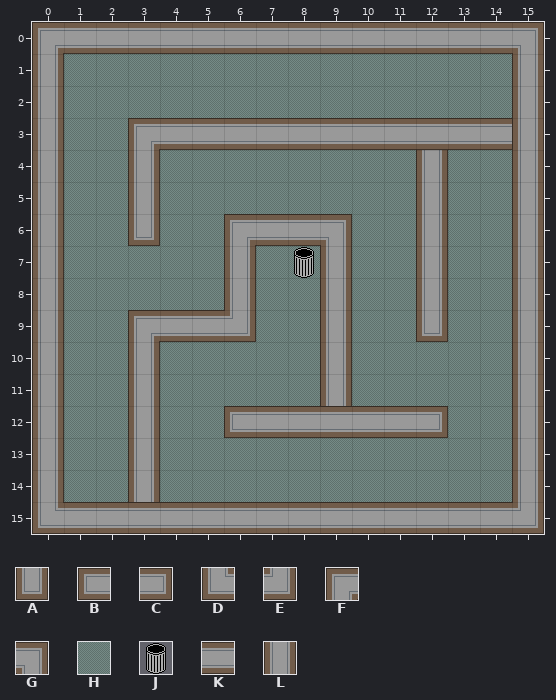
One commit to this Tiled map: core/assets/Maps/Official Maps/noghostmaze.tmx. Above: the version before the commit.
Cells are 32x32 px. Shown: x 0..15, y 0..15.
Key: from "oltile": A 0, B 1, C 2, D 8, E 9, F 10, G 11, H 16, J 21, K 26, L 27.
_ is an empty cell, # one hidden under a higher layer.
Layer "Tile Layer 1" before, first column x 0:
 0 ################
 1 #HHHHHHHHHHHHHH#
 2 #HHHHHHHHHHHHHH#
 3 #HH#############
 4 #HH#HHHHHHHH#HH#
 5 #HH#HHHHHHHH#HH#
 6 #HH#HH####HH#HH#
 7 #HHHHH#HH#HH#HH#
 8 #HHHHH#HH#HH#HH#
 9 #HH####HH#HH#HH#
10 #HH#HHHHH#HHHHH#
11 #HH#HHHHH#HHHHH#
12 #HH#HH#######HH#
13 #HH#HHHHHHHHHHH#
14 #HH#HHHHHHHHHHH#
15 ################
Layer "Tile Layer 2" before, first column x 0:
 0 FKKKKKKKKKKKKKKG
 1 L______________L
 2 L______________L
 3 L__FKKKKKKKKKKKL
 4 L__L________L__L
 5 L__L________L__L
 6 L__A__FKKG__L__L
 7 L_____L_JL__L__L
 8 L_____L__L__L__L
 9 L__FKKE__L__A__L
10 L__L_____L_____L
11 L__L_____L_____L
12 L__L__BKKKKKC__L
13 L__L___________L
14 L__L___________L
15 DKKKKKKKKKKKKKKE
The result:
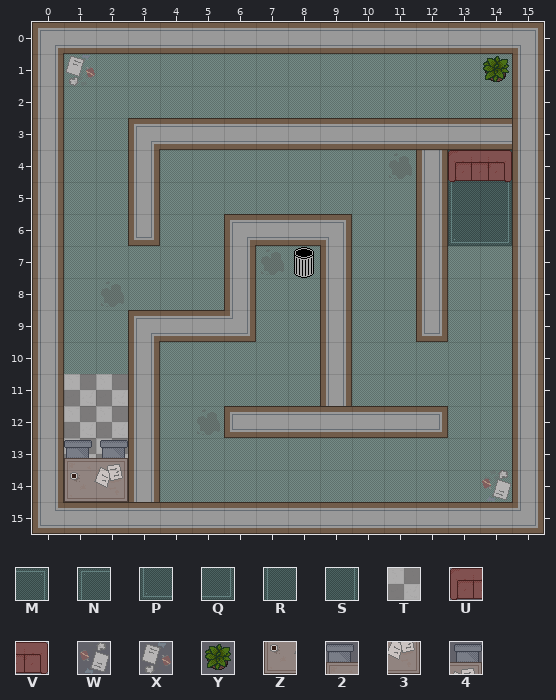
Further tiles: from "rugs": M 1, N 2, P 3, Q 4, R 7, S 8, T 15, U 26, V 27, W 28, X 29, Y 30, Z 35, 2 36, 3 37, 4 38.
The exact change:
Changed rows in their new state; . is an unchanged cell.
Layer "Tile Layer 1":
first column x 13:
 4 NM
 5 RS
 6 PQ
first column x 1:
11 TT
12 TT
13 TT
14 ##
Layer "Tile Layer 2":
first column x 1:
 1 X............Y
 4 ............UV
first column x 1:
13 24............
14 Z3...........W
